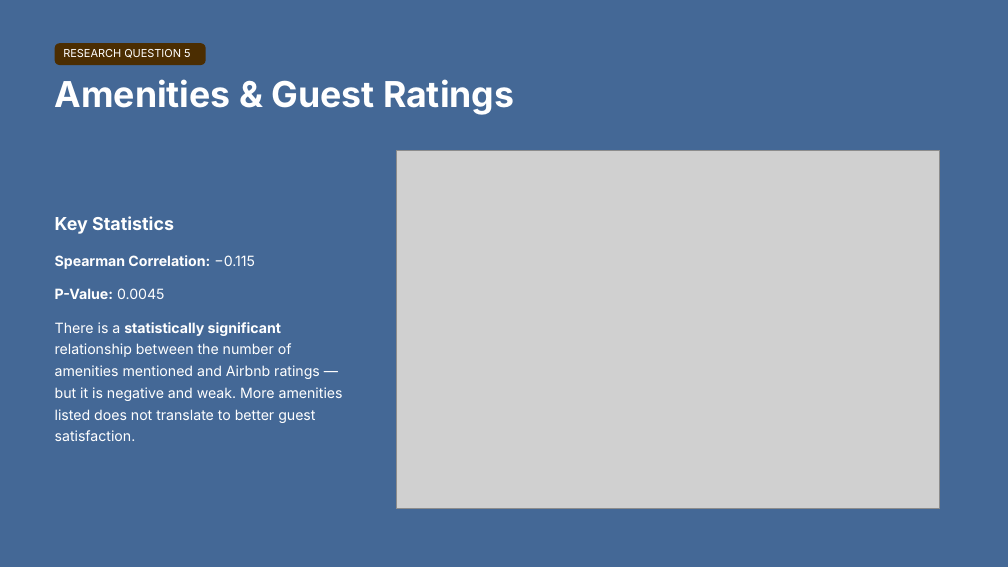
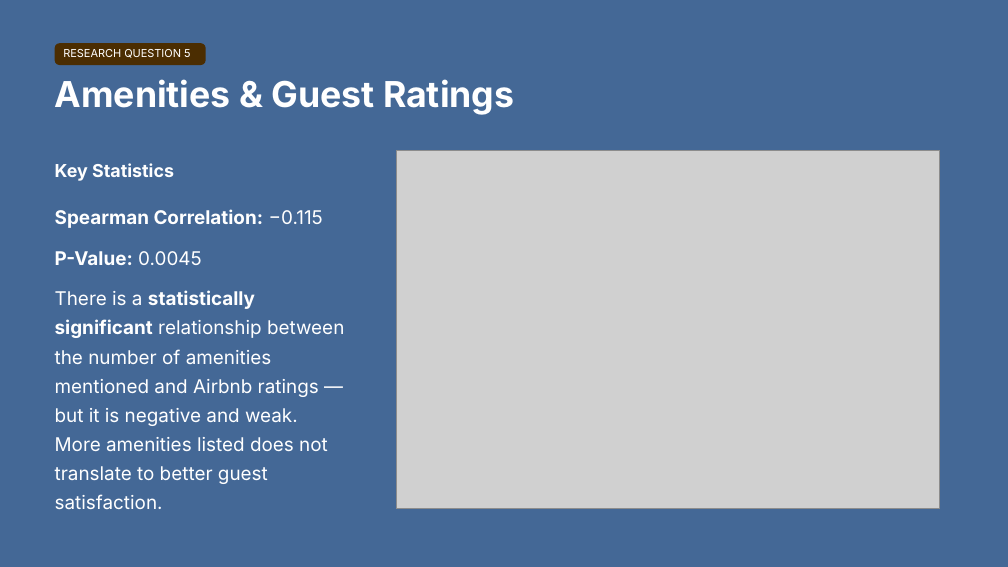
Before and after one commit to jannoelvero/first_project, a slide deck: slide 12 of slides/project_presentation.pptx. Drawn at 1008x567 pixels with LibreOffice and Linux fonts; fonts in the diff are those of the drawing; grey boxes stand for pictures; background and template pictures are left out. Boxes give left, top, right and bottom in pixels: in the first picture for what was removed or moved away, otherwise in the second. Text is boxed around its words. In the diff, an @@ line names an element or a change of style, - is before the commit and + after.

```diff
--- a/slides/project_presentation.pptx
+++ b/slides/project_presentation.pptx
@@ text "Key Statistics": place and size @@
-text "Key Statistics" at [55,216,174,234]
+text "Key Statistics" at [55,163,174,181]
@@ text "Spearman Correlation: −0.115": place and size @@
-text "Spearman Correlation: −0.115" at [55,255,343,441]
+text "Spearman Correlation: −0.115" at [55,209,344,484]
@@ text "Spearman Correlation: −0.115" at [55,209,344,484]: size 13.5 to 18 pt @@
```
Also in this commit, not shown: 13 other slides changed, 1 slide added.
